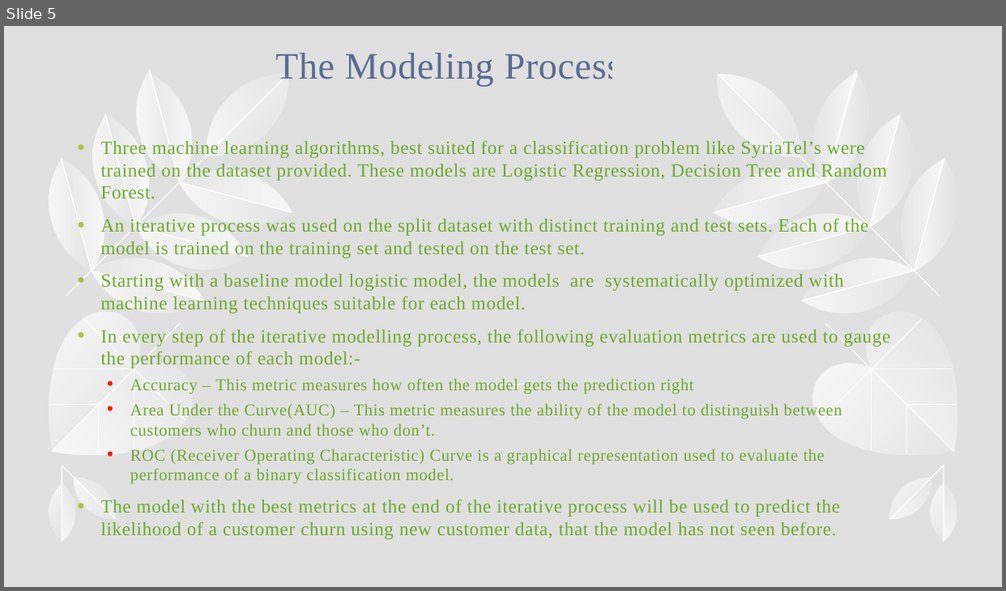
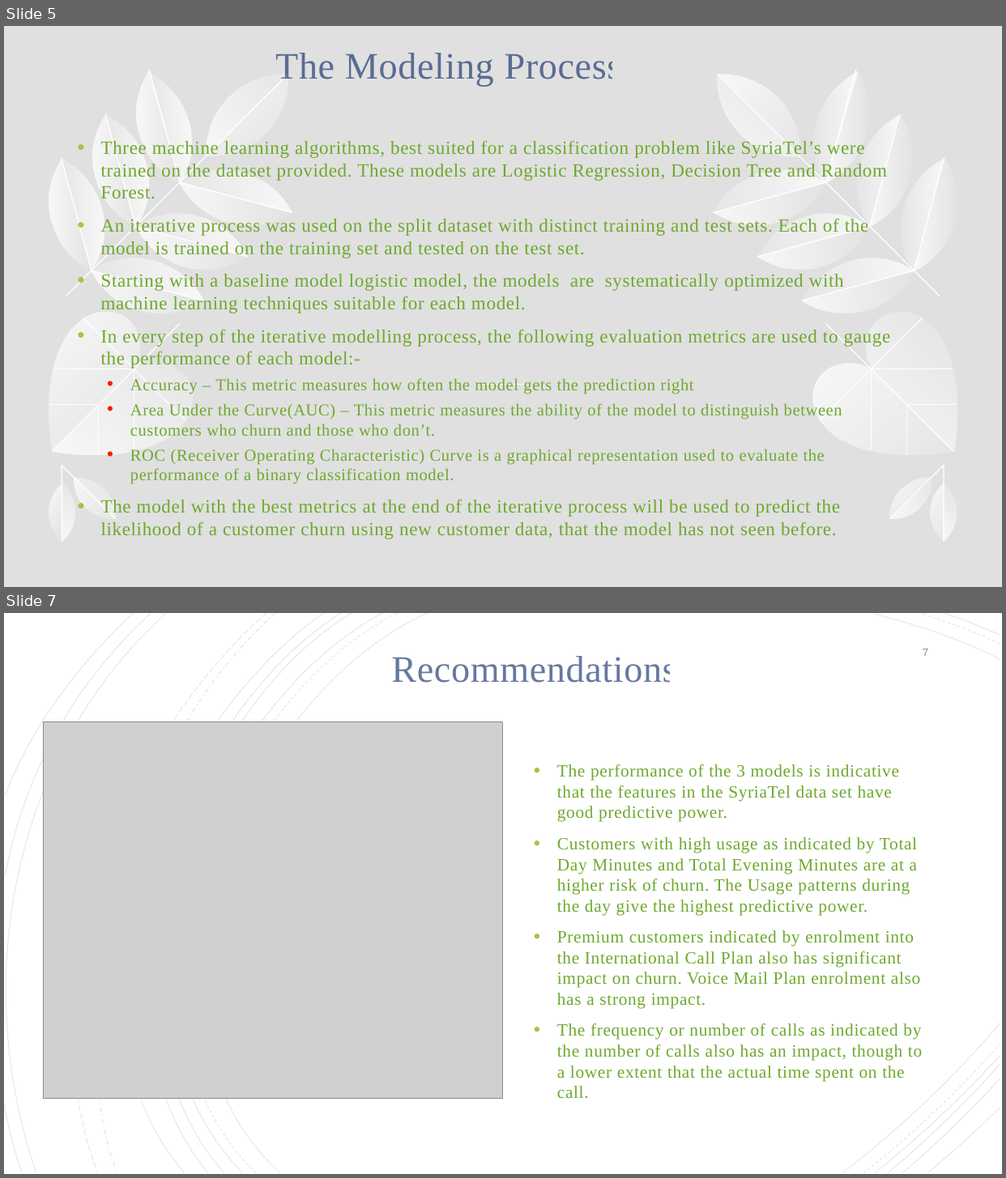
Before and after one commit to WambuiMunene/Phase-3-Project, a slide deck: Presentation.pptx. Shown one above the other, each under a label of ours: slide 5 before the commit, slides 5 and 7 after it; the slides between them are not shown. The pictures are 1006x591 and 1006x1178 pixels, drawn with LibreOffice and Linux fonts; fonts in the diff are those of the drawing; grey boxes stand for pictures. Boxes give left, top, right and bottom in pixels: in the first picture for what was removed or moved away, otherwise in the second. Text is boxed around its words. In the diff, an @@ line names an element or a change of style, - is before the commit and + after.

```diff
--- a/Presentation.pptx
+++ b/Presentation.pptx
@@ slide 7 added at bbox=[4, 613, 1002, 1174], background #FFFFFF @@
@@ rectangle added at bbox=[4, 613, 1002, 1174], fill #FFFFFF @@
@@ group added at bbox=[4, 613, 1000, 1174]: 18 freeform shapes @@
@@ group added at bbox=[4, 613, 1000, 1174]: 21 freeform shapes @@
@@ title added at bbox=[391, 656, 676, 683], 36 pt, text #002060 at 60% opacity @@
+Recommendations
@@ page number added at bbox=[923, 649, 928, 656], 10 pt, text #8C8C8C @@
+7
@@ picture added at bbox=[44, 722, 503, 1098] @@
@@ text added at bbox=[557, 764, 922, 1098], 16.6 pt, text #6EA92D @@
+• The performance of the 3 models is indicative that the features in the SyriaTel data set have good predictive power.
+• Customers with high usage as indicated by Total Day Minutes and Total Evening Minutes are at a higher risk of churn. The Usage patterns during the day give the highest predictive power.
+• Premium customers indicated by enrolment into the International Call Plan also has significant impact on churn. Voice Mail Plan enrolment also has a strong impact.
+• The frequency or number of calls as indicated by the number of calls also has an impact, though to a lower extent that the actual time spent on the call.
@@ rectangle added at bbox=[80, 797, 486, 1098], fill #FFFFFF, outline #9DD055 1.5 pt @@
```
Also in this commit, not shown: 3 slides changed, 1 other slide added, 3 slides removed, 2 other files.
